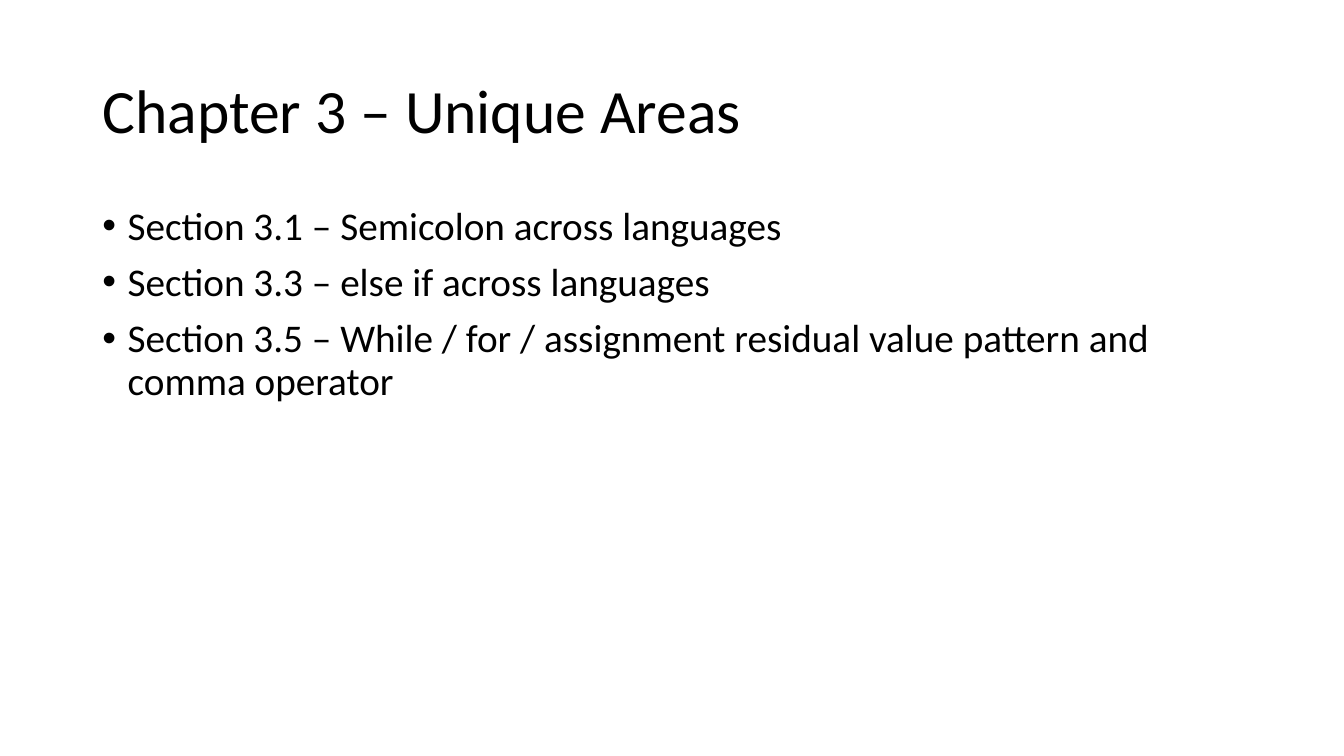
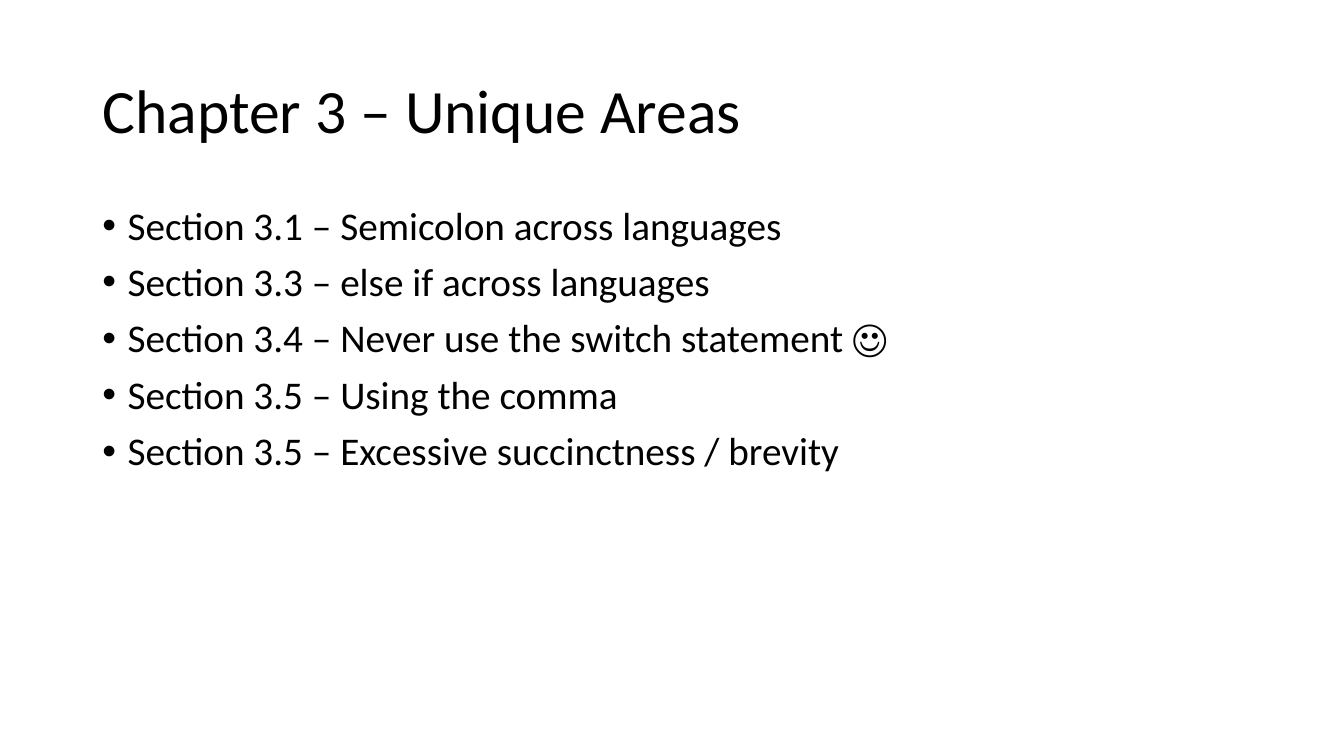
Before and after one commit to csev/cc4e, a slide deck: slide 2 of lectures/KR-3.pptx. Drawn at 1344x756 pixels with LibreOffice and Linux fonts; fonts in the diff are those of the drawing. Boxes give left, top, right and bottom in pixels: in the first picture for what was removed or moved away, otherwise in the second. Text is boxed around its words. In the diff, an @@ line names an element or a change of style, - is before the commit and + after.

Commit message:
Chapter 3

```diff
--- a/lectures/KR-3.pptx
+++ b/lectures/KR-3.pptx
@@ text at box(128, 324, 843, 472): text changed @@
-• Section 3.5 – While / for / assignment residual value pattern and comma operator
+• Section 3.4 – Never use the switch statement ☺
+• Section 3.5 – Using the comma
+• Section 3.5 – Excessive succinctness / brevity
```
Also in this commit, not shown: 6 slides added, 2 slides removed, 12 other files.
